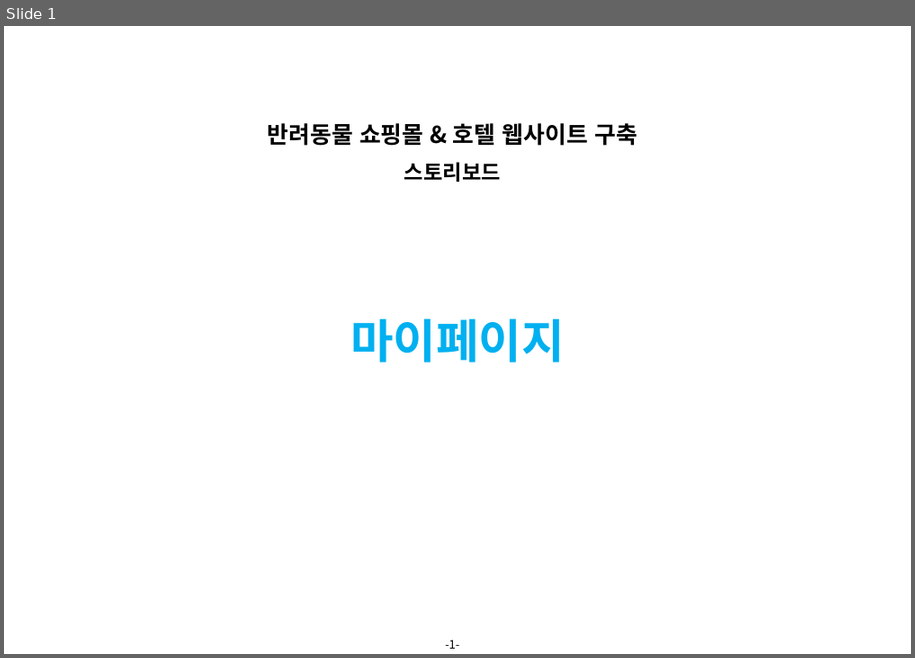
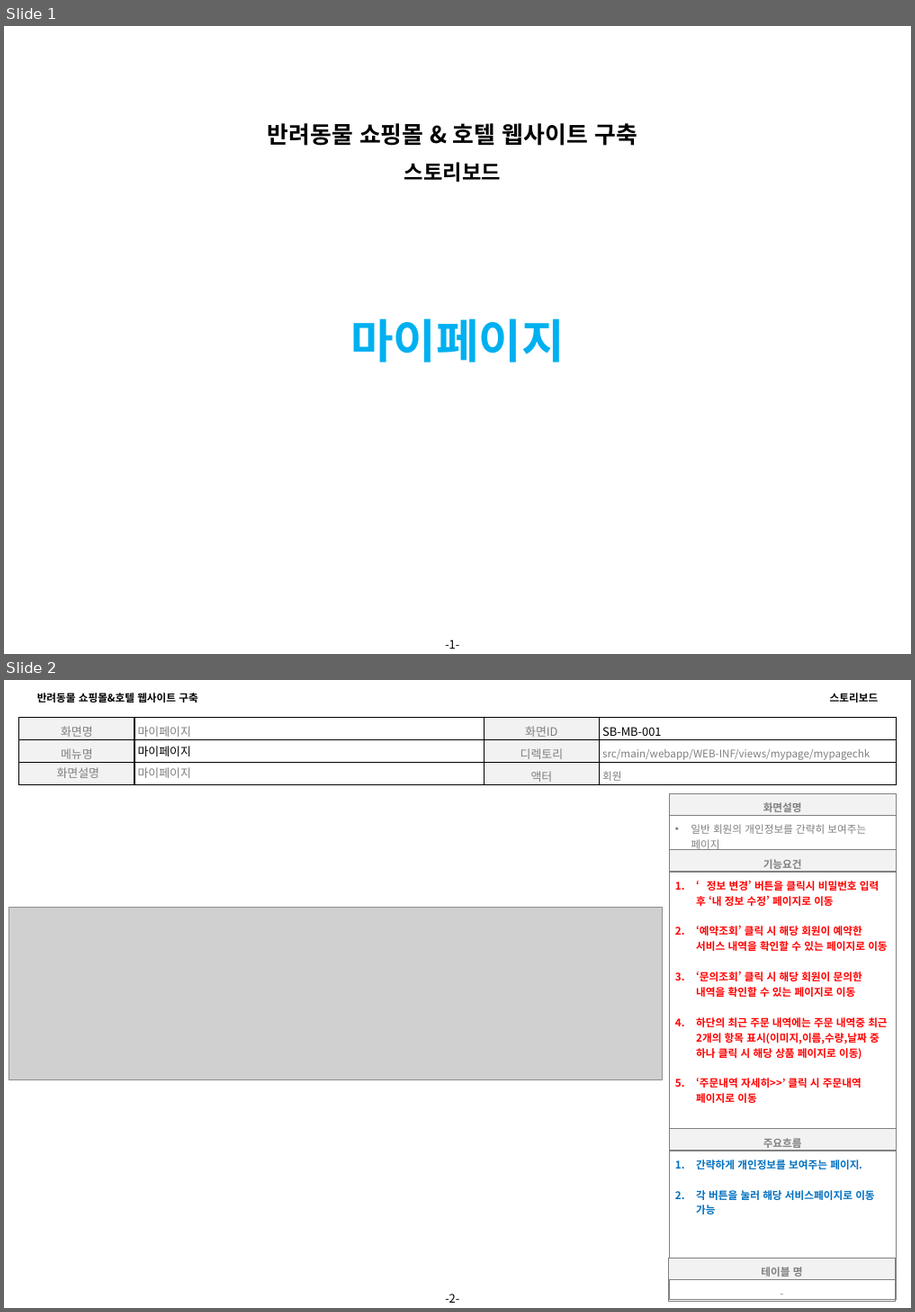
Before and after one commit to 94jinwoo/Companion, a slide deck: Companion.스토리보드.VER.0.1(마이페이지).pptx. Shown one above the other, each under a label of ours: slide 1 before the commit, slides 1 and 2 after it. The pictures are 915x658 and 915x1312 pixels, drawn with LibreOffice and Linux fonts; fonts in the diff are those of the drawing; grey boxes stand for pictures; background and template pictures are left out. Boxes give left, top, right and bottom in pixels: in the first picture for what was removed or moved away, otherwise in the second. Text is boxed around its words. In the diff, an @@ line names an element or a change of style, - is before the commit and + after.

Commit message:
스토리보드 마이페이지

```diff
--- a/Companion.스토리보드.VER.0.1(마이페이지).pptx
+++ b/Companion.스토리보드.VER.0.1(마이페이지).pptx
@@ slide 2 added at [4,680,911,1308], background #FFFFFF; not listed: 1 template element that a slide beside it also shows @@
@@ text added at [37,693,198,702], 9 pt, text #000000, bold @@
+반려동물 쇼핑몰&호텔 웹사이트 구축
@@ text added at [830,693,879,702], 9 pt, text #000000, bold @@
+스토리보드
@@ table added at [19,717,896,789], 3 rows, 4 columns @@
+화면명 | 마이페이지 | 화면ID | SB-MB-001
+메뉴명 | 마이페이지 | 디렉토리 | src/main/webapp/WEB-INF/views/mypage/mypagechk
+화면설명 | 마이페이지 | 액터 | 회원
@@ table added at [669,794,896,1301], 6 rows, 1 columns @@
+화면설명
+일반 회원의 개인정보를 간략히 보여주는 페이지
+기능요건
+‘정보 변경’ 버튼을 클릭시 비밀번호 입력 후 ‘내 정보 수정’ 페이지로 이동 / ‘예약조회’ 클릭 시 해당 회원이 예약한 서비스 내역을 확인할 수 있는 페이지로 이동 / ‘문의조회’ 클릭 시 해당 회원이 문의한 내역을 확인할 수 있는 페이지로 이동 / 하단의 최근 주문 내역에는 주문 내역중 최근 2개의 항목 표시(이미지,이름,수량,날짜 중 하나 클릭 시 해당 상품 페이지로 이동) / ‘주문내역 자세히>>’ 클릭 시 주문내역 페이지로 이동
+주요흐름
+간략하게 개인정보를 보여주는 페이지. / 각 버튼을 눌러 해당 서비스페이지로 이동 가능
@@ picture added at [9,908,663,1080] @@
@@ table added at [669,1258,896,1302], 2 rows, 1 columns @@
+테이블 명
+-
```
Also in this commit, not shown: 3 slides changed, 13 other slides added, 6 slides removed.
